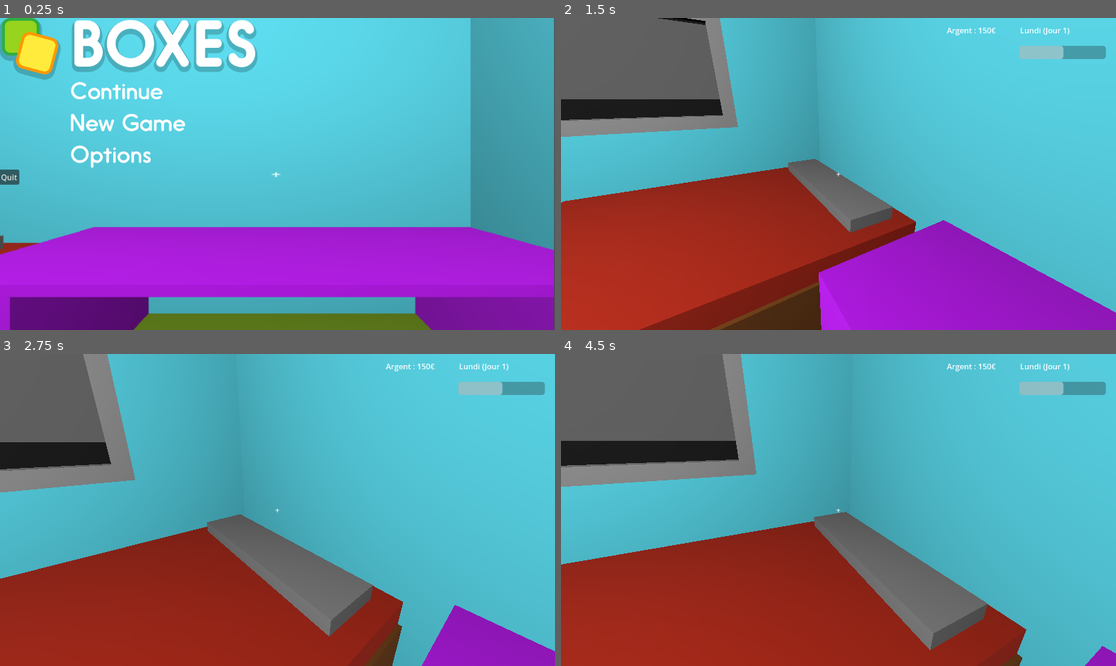
Above: before the commit, frames 1-4 (two rows, left to right).
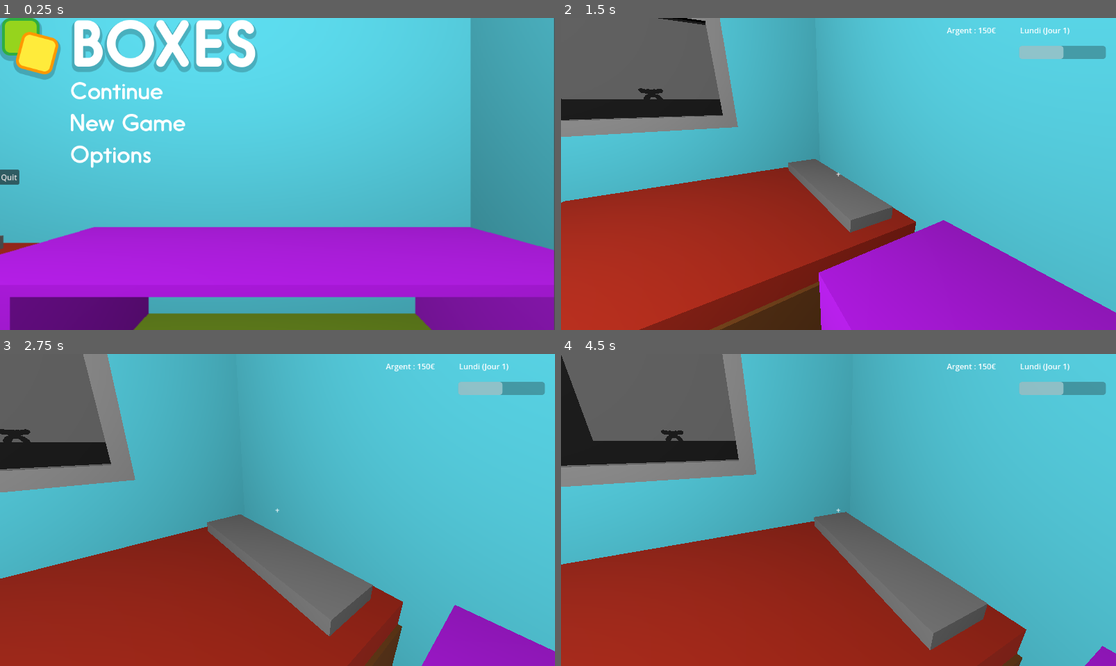
Above: after the commit, the same moments.

Repository: DupuisThibaut/Jeu-serieux
Game: Godot game, scene res://assets/Scenes/MainMenu.tscn
The game is run twice, just before and just after one commit, with the same random seed, the same clock (stepped at 60 frames per second) and the same inputs.
Inputs (mouse positions are in pixels of both pictures, inside the frame that each line leads up to):
- Up to frame 1 (0.25 s): no input
- Up to frame 2 (1.5 s): tap Enter at 0.5 s; move the mouse to (688, 89) at 0.52 s; hold D (move_right) 0.53-1.28 s; click (688, 89) at 0.67 s; move the mouse to (810, 174) at 1.27 s; hold W (move_up) from 1.28 s (still down); click (810, 174) at 1.42 s
- Up to frame 3 (2.75 s): keep holding W (move_up); move the mouse to (288, 503) at 2.02 s; click (288, 503) at 2.17 s
- Up to frame 4 (4.5 s): keep holding W (move_up); tap Space at 2.75, 4.25 s; move the mouse to (832, 516) at 2.77 s; click (832, 516) at 2.92 s; tap Enter at 3.5 s; move the mouse to (877, 513) at 3.52 s; click (877, 513) at 3.67 s; move the mouse to (794, 506) at 4.27 s; click (794, 506) at 4.42 s

The runs differ from the first frame. In frame 1, less than 0.1% of the frame differs, in the area x 48-51%, y 49-52%; in frame 2, 0.1%; in frame 3, 0.2%; in frame 4, 0.9%, in the area x 0-23%, y 0-28%.

Commit message:
changement entre les scenes

Diff:
--- a/Jeu/assets/Datas/Global.gd
+++ b/Jeu/assets/Datas/Global.gd
@@ -31,3 +31,9 @@
 		{"name" : "Malade", "Catégorie" : ["Santé"], "Description": "Je suis malade, j'aurais dû faire plus attentation à ma  …(278 unchanged characters)…
 		{"name" : "Gagner de l'argent", "Catégorie" : ["Argent"], "Description" : "Je n'ai plus assez d'argent pour finir le  …(250 unchanged characters)…
 		]
+
+var viseur
+
+signal changementScene()
+func _on_changement_scene():
+	print("i")
--- a/Jeu/assets/Personnages/character_body_3d.gd
+++ b/Jeu/assets/Personnages/character_body_3d.gd
@@ -16,8 +16,17 @@
 var porteSDB=true
 var result
 
+#signal changementScene(cell)
+
+#Global.connect("changementScene",_on_changement_scene)
+
 func _ready():
-	Input.mouse_mode = Input.MOUSE_MODE_CAPTURED
+	Global.changementScene.connect(_scene_changed)
+	Global.viseur=get_node("Viseur")
+	#Input.mouse_mode = Input.MOUSE_MODE_CAPTURED
+	#var viseur=get_node("Viseur")
+	#viseur.visible=true
+	#print(viseur)
 	#Input.mouse_mode = Input.MOUSE_MODE_VISIBLE
 
 func _input(event):
@@ -46,7 +55,12 @@
 	if event is InputEventMouseButton:
 		if event.pressed and event.button_index == MOUSE_BUTTON_LEFT:
 			if testBureau:
+				#changementScene.emit("res://assets/Scenes/ComputerMenu.tscn")
+				#Global.emit_signal("changementScene")
+				Global.viseur.visible=false
 				get_tree().change_scene_to_file("res://assets/Scenes/ComputerMenu.tscn")
+				Input.mouse_mode = Input.MOUSE_MODE_VISIBLE
+				Global.viseur.visible=false
 			if testPorteSDB:
 				if porteSDB:
 					result["collider"].get_children()[0].rotation[1]=PI/2
@@ -76,3 +90,18 @@
 	# Moving the Character
 	velocity = target_velocity
 	move_and_slide()
+
+func _scene_changed():
+	print("i")
+	Input.mouse_mode = Input.MOUSE_MODE_VISIBLE
+	var viseur=get_node("Viseur")
+	viseur.visible=false
+	print(viseur.visible)
+	print("j")
+	#if(get_tree().currentScene=="res://assets/Scenes/ComputerMenu.tscn"):
+		#print("i")
+
+
+#func _on_changement_scene(cell: Variant) -> void:
+	#print("i")
+	#pass # Replace with function body.
--- a/Jeu/assets/Personnages/character_body_3d.tscn
+++ b/Jeu/assets/Personnages/character_body_3d.tscn
@@ -24,3 +24,19 @@
 
 [node name="RayCast3D" type="RayCast3D" parent="."]
 transform = Transform3D(1, 0, 0, 0, -4.371139e-08, 1, 0, -1, -4.371139e-08, 0, 0.59482473, 0.033080555)
+
+[node name="Viseur" type="Label" parent="."]
+anchors_preset = 8
+anchor_left = 0.5
+anchor_top = 0.5
+anchor_right = 0.5
+anchor_bottom = 0.5
+offset_left = -20.0
+offset_top = -11.5
+offset_right = 20.0
+offset_bottom = 11.5
+grow_horizontal = 2
+grow_vertical = 2
+text = "+"
+horizontal_alignment = 1
+vertical_alignment = 1
--- a/Jeu/assets/Scenes/ComputerMenu.tscn
+++ b/Jeu/assets/Scenes/ComputerMenu.tscn
@@ -1,6 +1,7 @@
-[gd_scene load_steps=7 format=3 uid="uid://rsr7a4pskn5n"]
+[gd_scene load_steps=8 format=3 uid="uid://rsr7a4pskn5n"]
 
 [ext_resource type="Script" uid="uid://41sipsvob4a4" path="res://assets/Scripts/resume.gd" id="1_8dlq7"]
+[ext_resource type="Script" uid="uid://cf341ntds1ly3" path="res://assets/Scenes/computer_menu.gd" id="1_cxekh"]
 [ext_resource type="PackedScene" uid="uid://c5swscr85a2bk" path="res://assets/Scenes/MainScene.tscn" id="1_iups2"]
 [ext_resource type="Script" uid="uid://da1cm4p6u0f45" path="res://assets/Scripts/planning.gd" id="2_cfb5d"]
 [ext_resource type="Script" uid="uid://r3veusljub31" path="res://assets/Scripts/specialEvent.gd" id="3_2hepo"]
@@ -15,6 +16,7 @@
 anchor_bottom = 1.0
 grow_horizontal = 2
 grow_vertical = 2
+script = ExtResource("1_cxekh")
 
 [node name="TextureRect" type="TextureRect" parent="."]
 layout_mode = 2
--- a/Jeu/assets/Scenes/MainScene.tscn
+++ b/Jeu/assets/Scenes/MainScene.tscn
@@ -10,6 +10,9 @@
 [ext_resource type="Script" uid="uid://dwg3uewlvtoel" path="res://assets/Scripts/progress_bar_social.gd" id="8_klm8p"]
 [ext_resource type="Script" uid="uid://bnsd8qpma58u8" path="res://assets/Scripts/label_day.gd" id="9_t8tbl"]
 [ext_resource type="Script" uid="uid://ci8y685ot4ign" path="res://assets/Scripts/GameOver.gd" id="10_8ln6a"]
+[ext_resource type="ArrayMesh" uid="uid://dkvgoae6ugsyb" path="res://assets/Scenes/ds.obj" id="11_7mngr"]
+
+[sub_resource type="BoxMesh" id="BoxMesh_8ln6a"]
 
 [sub_resource type="BoxShape3D" id="BoxShape3D_drr27"]
 size = Vector3(1, 1, 0.9116211)
@@ -154,6 +157,16 @@
 
 [node name="Node3D" type="Node3D"]
 transform = Transform3D(-1, 0, -8.742278e-08, 0, 1, 0, 8.742278e-08, 0, -1, 0, 0, 0)
+
+[node name="Exterieur" type="Node3D" parent="."]
+
+[node name="MeshInstance3D" type="MeshInstance3D" parent="Exterieur"]
+transform = Transform3D(50, 0, 0, 0, 50, 0, 0, 0, 50, 67.14124, 0, 75.0014)
+mesh = SubResource("BoxMesh_8ln6a")
+
+[node name="MeshInstance3D2" type="MeshInstance3D" parent="Exterieur"]
+transform = Transform3D(50, 0, 0, 0, 50, 0, 0, 0, 50, -52.104908, 0, 60.86275)
+mesh = SubResource("BoxMesh_8ln6a")
 
 [node name="Maison" type="Node3D" parent="."]
 
@@ -550,18 +563,6 @@
 text = "PERDU"
 horizontal_alignment = 1
 
-[node name="Label" type="Label" parent="."]
-anchors_preset = 8
-anchor_left = 0.5
-anchor_top = 0.5
-anchor_right = 0.5
-anchor_bottom = 0.5
-offset_left = -20.0
-offset_top = -11.5
-offset_right = 20.0
-offset_bottom = 11.5
-grow_horizontal = 2
-grow_vertical = 2
-text = "+"
-horizontal_alignment = 1
-vertical_alignment = 1
+[node name="Ds" type="MeshInstance3D" parent="."]
+transform = Transform3D(-1, 0, 8.742278e-08, 0, 1, 0, -8.742278e-08, 0, -1, 8.051668, 0, 41.760883)
+mesh = ExtResource("11_7mngr")
--- /dev/null
+++ b/Jeu/assets/Scenes/computer_menu.gd
@@ -0,0 +1,4 @@
+extends MarginContainer
+
+func _ready():
+	Global.viseur.visible=false
--- a/Jeu/assets/Scripts/main_menu.gd
+++ b/Jeu/assets/Scripts/main_menu.gd
@@ -5,3 +5,7 @@
 	Input.mouse_mode = Input.MOUSE_MODE_VISIBLE
 	randomize()
 	Global.ESinWeek.shuffle()
+	Global.viseur.visible=false
+
+func _scene_changed():
+	print("i")
--- a/Jeu/assets/Scripts/start.gd
+++ b/Jeu/assets/Scripts/start.gd
@@ -7,3 +7,5 @@
 	if event is InputEventMouseButton:
 		if event.pressed and event.button_index == MOUSE_BUTTON_LEFT:
 			get_tree().change_scene_to_file("res://assets/Scenes/MainScene.tscn")
+			Input.mouse_mode = Input.MOUSE_MODE_CAPTURED
+			Global.viseur.visible=true
--- a/Jeu/assets/Scripts/valide.gd
+++ b/Jeu/assets/Scripts/valide.gd
@@ -8,6 +8,8 @@
 	if(Global.ChoixES != {} and Global.choixMatin != -1 and Global.choixAprem != -1 and Global.choixSoir !=-1) :
 		_newDay()
 		await get_tree().create_timer(1.0).timeout
+		Input.mouse_mode = Input.MOUSE_MODE_CAPTURED
+		Global.viseur.visible=true
 		get_tree().change_scene_to_file("res://assets/Scenes/MainScene.tscn")
 
 
Not shown: 1 places in Jeu/assets/Scenes/MainScene.tscn that only renumber resources
Not shown, added: Jeu/assets/Scenes/computer_menu.gd.uid
Not shown, added: Jeu/assets/Scenes/ds.obj
Not shown, added: Jeu/assets/Scenes/ds.obj.import
